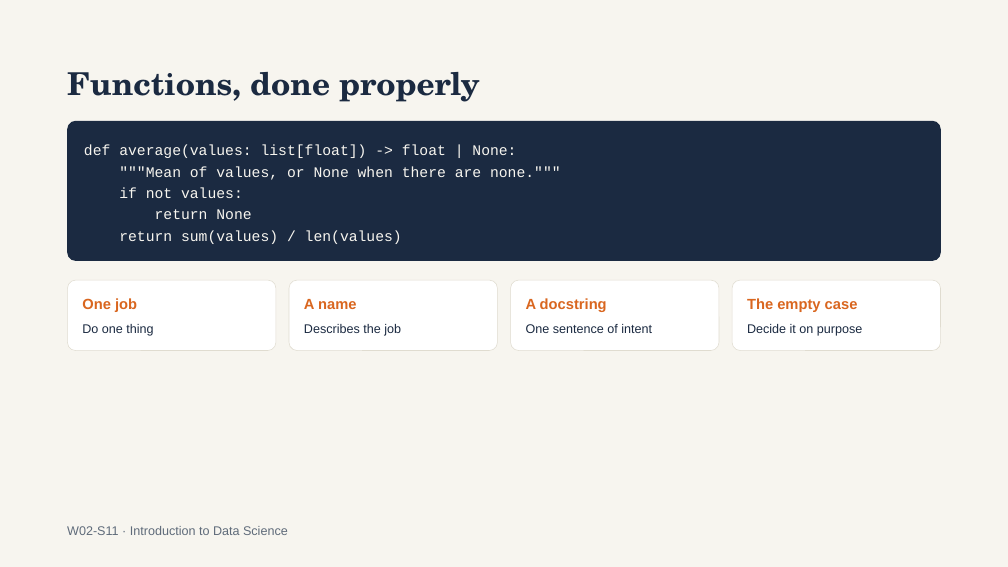
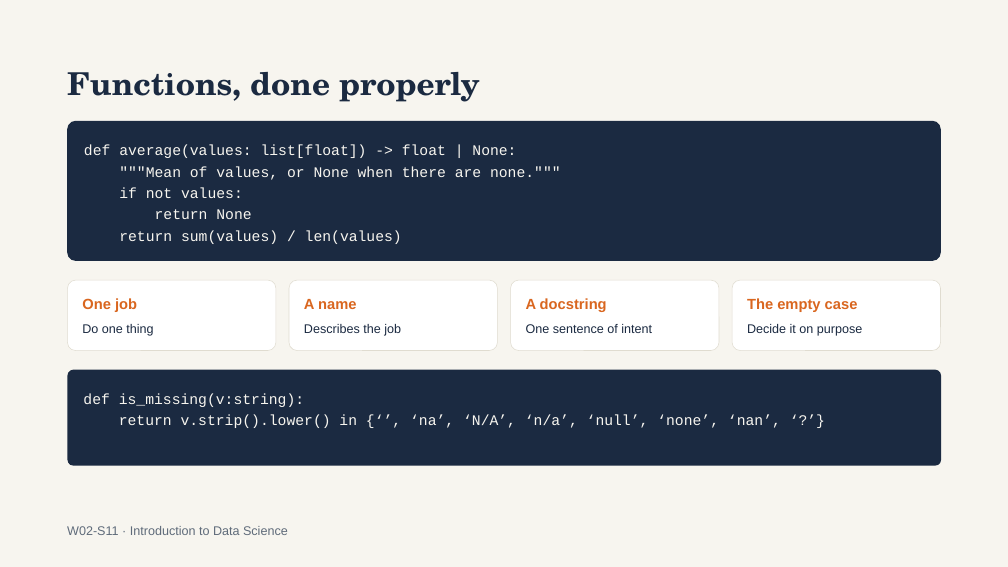
Before and after one commit to a6dulrauf/introduction-to-data-science-fall26, a slide deck: slide 11 of week 2/Intro to Data Science — Week 2 Python for Data Work.pptx. Drawn at 1008x567 pixels with LibreOffice and Linux fonts; fonts in the diff are those of the drawing. Boxes give left, top, right and bottom in pixels: in the first picture for what was removed or moved away, otherwise in the second. Text is boxed around its words. In the diff, an @@ line names an element or a change of style, - is before the commit and + after.

```diff
--- a/week 2/Intro to Data Science — Week 2 Python for Data Work.pptx
+++ b/week 2/Intro to Data Science — Week 2 Python for Data Work.pptx
@@ rounded rectangle added at (67, 370, 941, 466), fill #1B2A41, 14 pt, text #F7F5EF @@
+def is_missing(v:string):
+return v.strip().lower() in {‘’, ‘na’, ‘N/A’, ‘n/a’, ‘null’, ‘none’, ‘nan’, ‘?’}
```
Also in this commit, not shown: 4 other slides changed.
